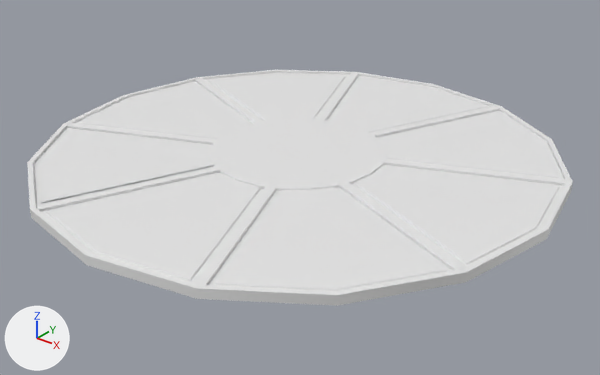
What one commit did to the FBX model BuildingBlocks/Content/Assets/TowerAssets/ElevatorPlatform_MovingPieces.FBX.
Both versions are drawn from a camera (50 mm lens) standing at (19.44, -24.16, 13.53) and looking at (0.43, -0.4, -1.2). Every picture has the same lights, and +X, +Y and +Z are marked at lower left. Where no turn or scale is listed for an object, it has been applied to the vertices.

Objects in the first picture: 'Elevator_Platform_MovingPiece1', 'Elevator_Platform_MovingPiece2', 'Elevator_Platform_MovingPiece3', 'Elevator_Platform_MovingPiece4', 'Elevator_Platform_MovingPiece5', 'Elevator_Platform_MovingPiece6', 'Elevator_Platform_MovingPiece7', 'Elevator_Platform_MovingPiece8', 'Elevator_Platform_Ring', 'Static_Platform_Middle'.
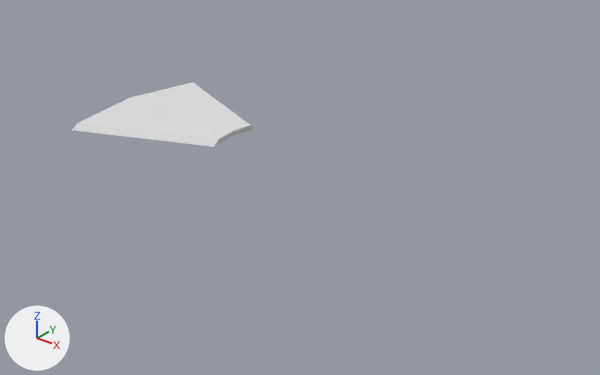
What differs and where, as boxes [x1, y1, x2, y2] in the pictures (600 x 375 px):
'Static_Platform_Middle', deleted: before [33, 73, 566, 291]
'Elevator_Platform_MovingPiece1', deleted: before [214, 187, 447, 291]
'Elevator_Platform_MovingPiece2', deleted: before [46, 173, 261, 282]
'Elevator_Platform_MovingPiece8', deleted: before [353, 166, 560, 265]
'Elevator_Platform_Ring', deleted: before [27, 70, 573, 306]
'Elevator_Platform_MovingPiece3', deleted: before [38, 129, 213, 203]
'Elevator_Platform_MovingPiece7', deleted: before [378, 112, 559, 178]
'Elevator_Platform_MovingPiece6', deleted: before [330, 76, 487, 133]
'Elevator_Platform_MovingPiece5', deleted: before [207, 73, 347, 121]

Patch to the scene script:
```diff
--- a/BuildingBlocks/Content/Assets/TowerAssets/ElevatorPlatform_MovingPieces.FBX.py
+++ b/BuildingBlocks/Content/Assets/TowerAssets/ElevatorPlatform_MovingPieces.FBX.py
@@ ob_elevator_platform_movingpiece7 @@
-ob_elevator_platform_movingpiece7 = bpy.data.objects.new('Elevator_Platform_MovingPiece7', me_mesh_006)
-ob_elevator_platform_movingpiece7.location = (0.0, 0.0, -0.18)
@@ ob_static_platform_middle @@
-ob_static_platform_middle = bpy.data.objects.new('Static_Platform_Middle', me_mesh_009)
-ob_static_platform_middle.location = (0.0, 0.0, -0.18)
@@ ob_elevator_platform_movingpiece1 @@
-ob_elevator_platform_movingpiece1 = bpy.data.objects.new('Elevator_Platform_MovingPiece1', me_mesh)
-ob_elevator_platform_movingpiece1.location = (0.0, 0.0, -0.18)
@@ ob_elevator_platform_ring @@
-ob_elevator_platform_ring = bpy.data.objects.new('Elevator_Platform_Ring', me_mesh_008)
-ob_elevator_platform_ring.location = (0.0, 0.0, -0.18)
@@ ob_elevator_platform_movingpiece6 @@
-ob_elevator_platform_movingpiece6 = bpy.data.objects.new('Elevator_Platform_MovingPiece6', me_mesh_005)
-ob_elevator_platform_movingpiece6.location = (0.0, 0.0, -0.18)
@@ ob_elevator_platform_movingpiece2 @@
-ob_elevator_platform_movingpiece2 = bpy.data.objects.new('Elevator_Platform_MovingPiece2', me_mesh_001)
-ob_elevator_platform_movingpiece2.location = (0.0, 0.0, -0.18)
@@ ob_elevator_platform_movingpiece5 @@
-ob_elevator_platform_movingpiece5 = bpy.data.objects.new('Elevator_Platform_MovingPiece5', me_mesh_004)
-ob_elevator_platform_movingpiece5.location = (0.0, 0.0, -0.18)
@@ ob_elevator_platform_movingpiece3 @@
-ob_elevator_platform_movingpiece3 = bpy.data.objects.new('Elevator_Platform_MovingPiece3', me_mesh_002)
-ob_elevator_platform_movingpiece3.location = (0.0, 0.0, -0.18)
@@ ob_elevator_platform_movingpiece8 @@
-ob_elevator_platform_movingpiece8 = bpy.data.objects.new('Elevator_Platform_MovingPiece8', me_mesh_007)
-ob_elevator_platform_movingpiece8.location = (0.0, 0.0, -0.18)
```
